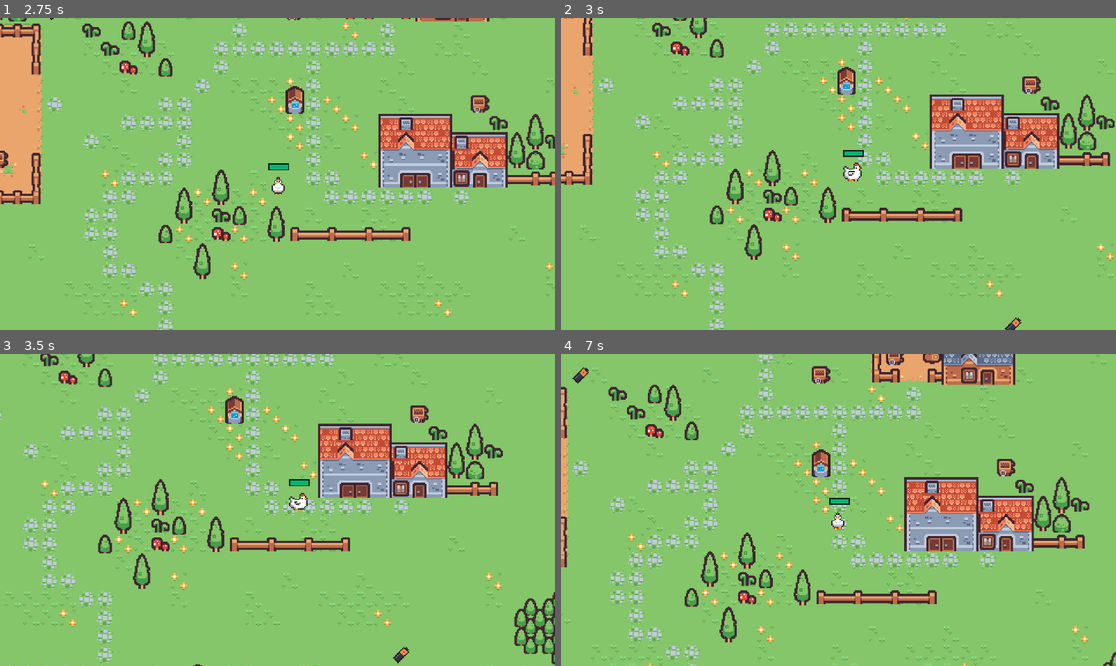
Above: before the commit, frames 1-4 (two rows, left to right).
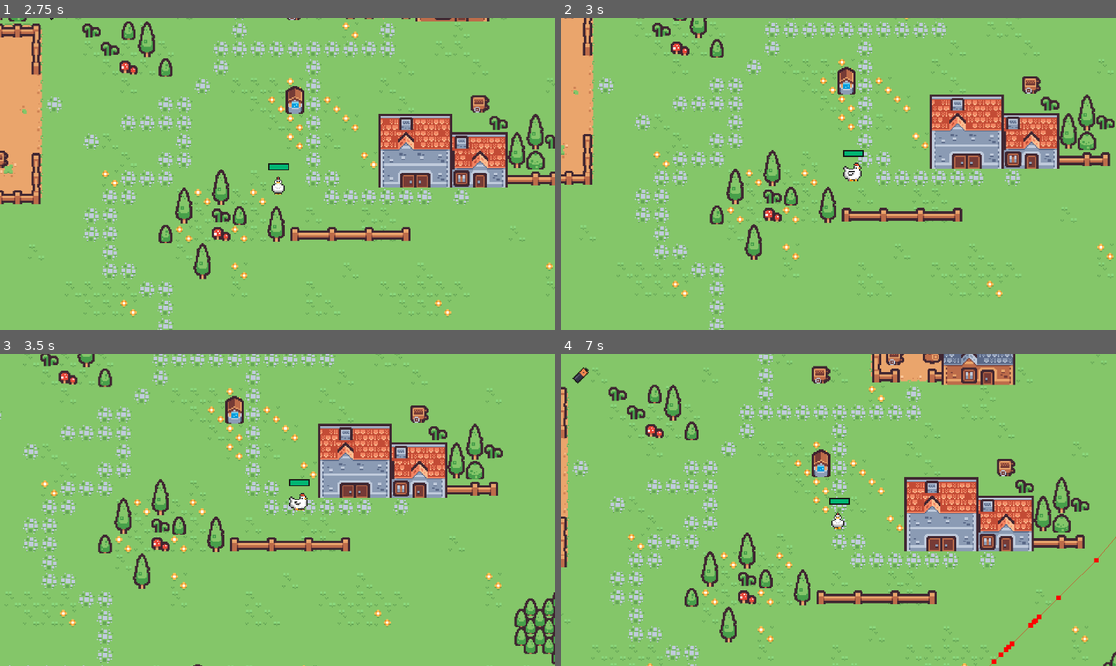
Above: after the commit, the same moments.

Repository: abeyahc/chicken-game
Game: Godot game, scene res://Scenes/menu.tscn
Same seed, same stepped clock (60 frames per second), same inputs: the game is played once before the commit and once after it.
Inputs:
- Up to frame 1 (2.75 s): click "Credits" at 0.5 s; hold Right (move_right) 1.28-2.03 s; hold S (move_down) from 2.03 s (still down)
- Up to frame 2 (3 s): release S (move_down) at 2.78 s; hold Right (move_right) from 2.78 s (still down)
- Up to frame 3 (3.5 s): keep holding Right (move_right)
- Up to frame 4 (7 s): release Right (move_right) at 3.53 s; hold Up (move_up) 3.53-4.28 s; hold Left (move_left) 4.28-5.75 s; tap Escape (pause) at 4.9 s; click "Resume" at 5.75 s; hold S (move_down) from 6.53 s (still down)

Frame 1 is identical in both runs. In frame 2, less than 0.1% of the frame differs, in the area x 79-83%, y 95-100%; in frame 3, less than 0.1%; in frame 4, 0.2%, in the area x 77-100%, y 58-100%.

Commit message:
Crazy Update

Diff:
--- a/chicken game/Global.gd
+++ b/chicken game/Global.gd
@@ -1,5 +1,8 @@
 extends Node
 
-var high_score = 0
-var current_score: int
-var previous_score: int
+
+var high_wave = 1
+var curr_wave = 1
+var previous_wave = 1
+
+var points = 0
--- a/chicken game/Scenes/death.gd
+++ b/chicken game/Scenes/death.gd
@@ -13,11 +13,12 @@
 	is_dead = false
 
 func _physics_process(delta):
-	Global.previous_score = Global.current_score
-	if Global.current_score > Global.high_score:
-		Global.high_score = Global.current_score
-	Global.current_score = 0
-	print(Global.high_score)
+	Global.previous_wave = Global.curr_wave
+	if Global.curr_wave > Global.high_wave:
+		Global.high_wave = Global.curr_wave
+		Global.curr_wave = 1
+		Global.points = 0
+
 
 	if is_dead:
 		visible = is_dead
--- a/chicken game/Scenes/fox.tscn
+++ b/chicken game/Scenes/fox.tscn
@@ -234,6 +234,7 @@
 [node name="Guidance" type="Node2D" parent="."]
 
 [node name="NavigationAgent2D" type="NavigationAgent2D" parent="Guidance"]
+debug_enabled = true
 
 [node name="Update" type="Timer" parent="Guidance"]
 wait_time = 0.1
--- a/chicken game/Scenes/pause_menu.tscn
+++ b/chicken game/Scenes/pause_menu.tscn
@@ -70,6 +70,7 @@
 layout_mode = 2
 
 [node name="Resume" type="Button" parent="MarginContainer/VBoxContainer"]
+process_mode = 3
 layout_mode = 2
 theme_override_colors/font_color = Color(0.952956, 0.78689, 0.63991, 1)
 theme_override_colors/font_pressed_color = Color(0.985769, 0.93319, 0.887113, 1)
--- a/chicken game/Scripts/Egg.gd
+++ b/chicken game/Scripts/Egg.gd
@@ -3,5 +3,6 @@
 var point = 1
 
 func _on_body_entered(body):
-	Global.current_score += point
+	Global.points += point
+	print(Global.points)
 	queue_free()
--- a/chicken game/Scripts/fox.gd
+++ b/chicken game/Scripts/fox.gd
@@ -33,6 +33,9 @@
 
 	if escaping and global_position.distance_to(nav_agent.get_final_position()) < 1.0:
 		escaping = false
+		wondering = false
+		idle_con = true
+		idle_time.start()
 
 	if (player_chase == true) or escaping:
 		animation.play("attack")
@@ -53,6 +56,9 @@
 			idle()
 		elif (idle_con == false) and wondering:
 			idle_condition(delta)
+		elif wondering and idle_con:
+			var wondering = false
+			var idle_con = true
 
 func _on_detection_area_body_entered(body):
 	zone = true
--- a/chicken game/Scripts/game.gd
+++ b/chicken game/Scripts/game.gd
@@ -4,8 +4,8 @@
 @onready var fox = $fox
 const fox_scene = preload("res://Scenes/fox.tscn")
 const egg_scene = preload("res://Scenes/Egg.tscn")
-@export var num_foxes = 5
-@export var num_egg = 15
+@export var num_foxes = 2
+@export var num_egg = 4
 @onready var collisions = $NavigationRegion2D/collisions
 var tile_coll_coordinates = []
 
@@ -28,12 +28,20 @@
 		tile_coll_coordinates.append(world_position)
 
 	spawn_foxes(num_foxes)
+	print("spawned", num_foxes)
 	spawn_egg(num_egg)
+	print("spawned", num_egg)
 
-
-
-
-
+func _physics_process(delta):
+	if Global.points == num_egg:
+		num_foxes = 1
+		spawn_foxes(num_foxes)
+		print("spawned", num_foxes)
+		num_egg += 2
+		spawn_egg(num_egg)
+		print("spawned", num_egg)
+		Global.points = 0
+		Global.curr_wave += 1
 func spawn_foxes(count):
 	for i in range(count):
 		fox_calc_spawn()
Not shown: 1 places in chicken game/Scenes/menu.tscn that only renumber resources
